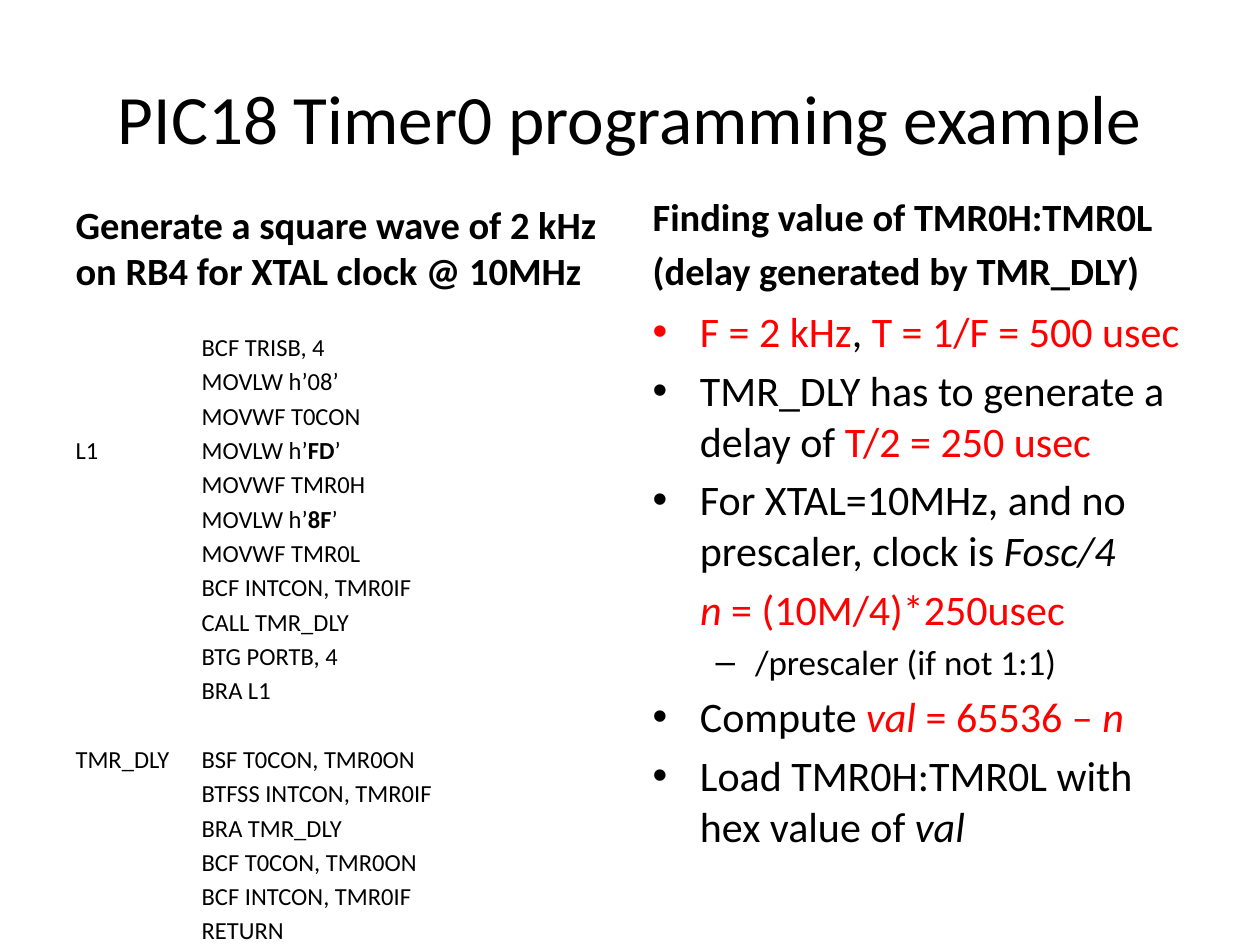
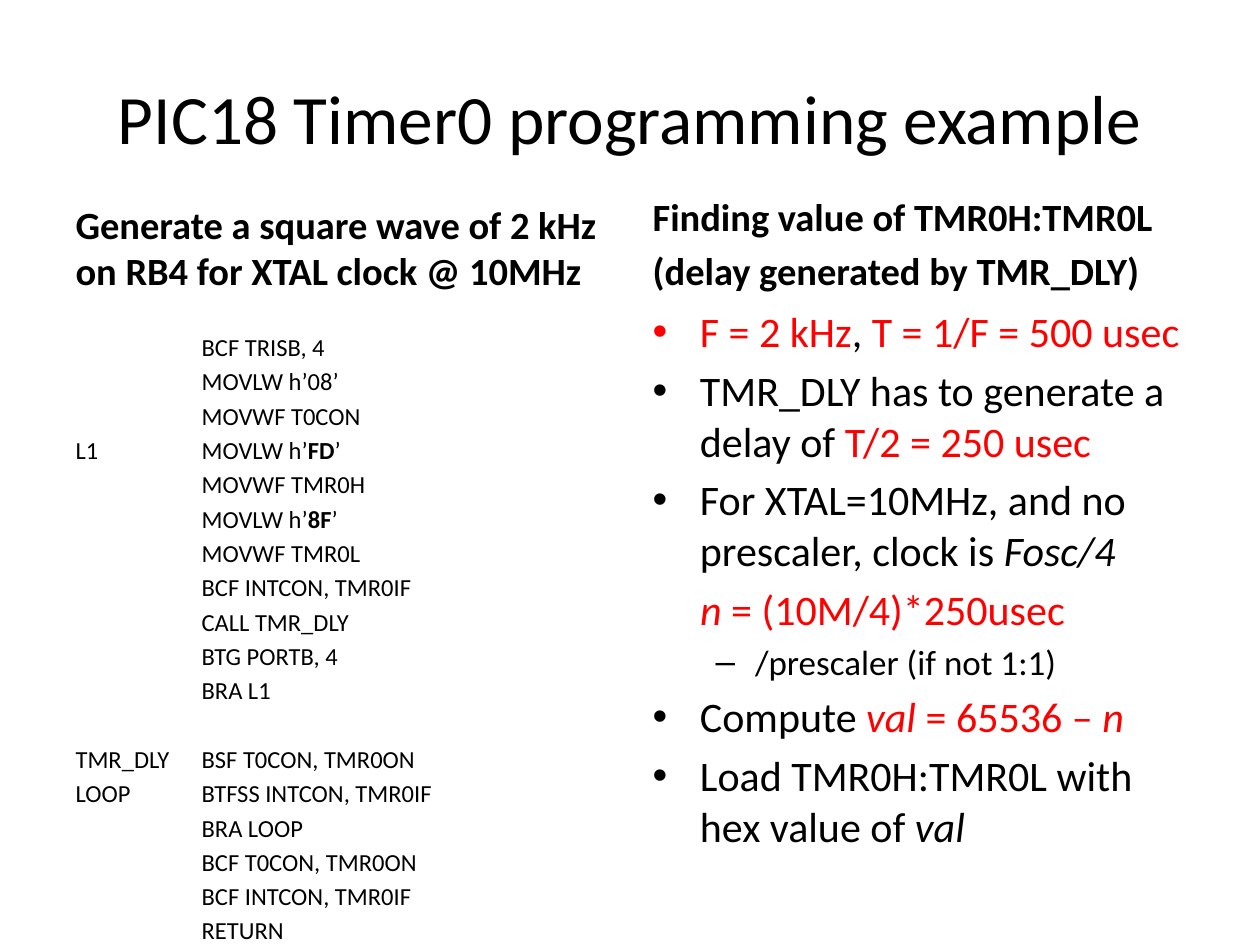
Before and after one commit to bicard/pic18f, a slide deck: slide 68 of presentations/PIC18-Main course.pptx. Drawn at 1260x945 pixels with LibreOffice and Linux fonts; fonts in the diff are those of the drawing. Boxes give left, top, right and bottom in pixels: in the first picture for what was removed or moved away, otherwise in the second. Text is boxed around its words. In the diff, an @@ line names an element or a change of style, - is before the commit and + after.

Commit message:
Fixing code error in TIMER usage

```diff
--- a/presentations/PIC18-Main course.pptx
+++ b/presentations/PIC18-Main course.pptx
@@ text at box(202, 786, 431, 837): text changed @@
-BTFSS INTCON, TMR0IF
-BRA TMR_DLY
+LOOP BTFSS INTCON, TMR0IF
+BRA LOOP
```
